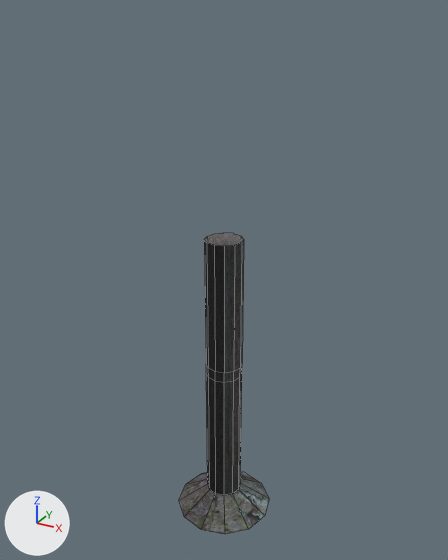
A saved change to the Blender file tree.blend.
The view is the same before and after, from a 50 mm camera at (14.3, -26.0, 27.6) aimed at (-0.2, 0.4, 14.4). Every picture has the same lights, and +X, +Y and +Z are marked at lower left. Mesh edges are drawn as thin lines.
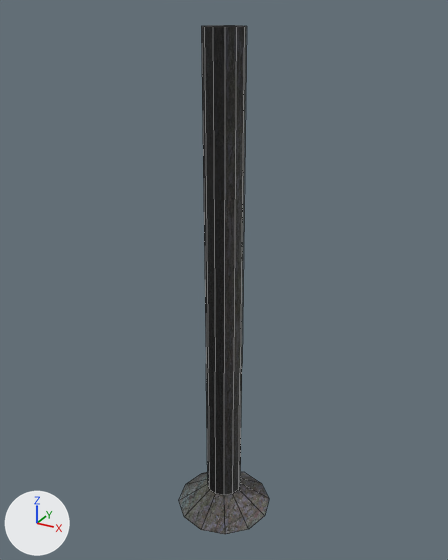
Boxes (x1, y1, x2, y2) around the edits, measured in the pictures (448 x 560 px):
'Cylinder', reshaped (69% taller): before (179, 233, 269, 534); after (179, 26, 269, 534)
part 1 of me_cylinder, cut back: before (204, 233, 244, 495); after (201, 26, 247, 495)
part 2 of me_cylinder, surface changed: (180, 472, 269, 534) in both

The edits, one by one:
me_cylinder is used by ob_cylinder; location (0.0, 0.0, 6.82); scale (1.0, 1.0, 7.0).
me_cylinder had 60 vertices, 48 faces and spanned x -2.78..2.78, y -2.78..2.78, z -1.0..1.43.
me_cylinder now has 60 vertices, 26 faces and spans x -2.78..2.78, y -2.78..2.78, z -1.0..2.86.
Part 1, on me_cylinder:
12 vertices are removed from x -1.0..1.0, y -1.0..1.0, z 1.43.
35 faces are deleted.
12 new vertices lie (0.0, 0.0, 2.47) away from vertices in x -1.0..1.0, y -1.0..1.0, z 0.39.
13 new faces join them.
me_cylinder part 2: 12 kept faces spanning x -2.78..2.78, y -2.78..2.78, z -1.0..-0.82 get new texture (UV) coordinates.
